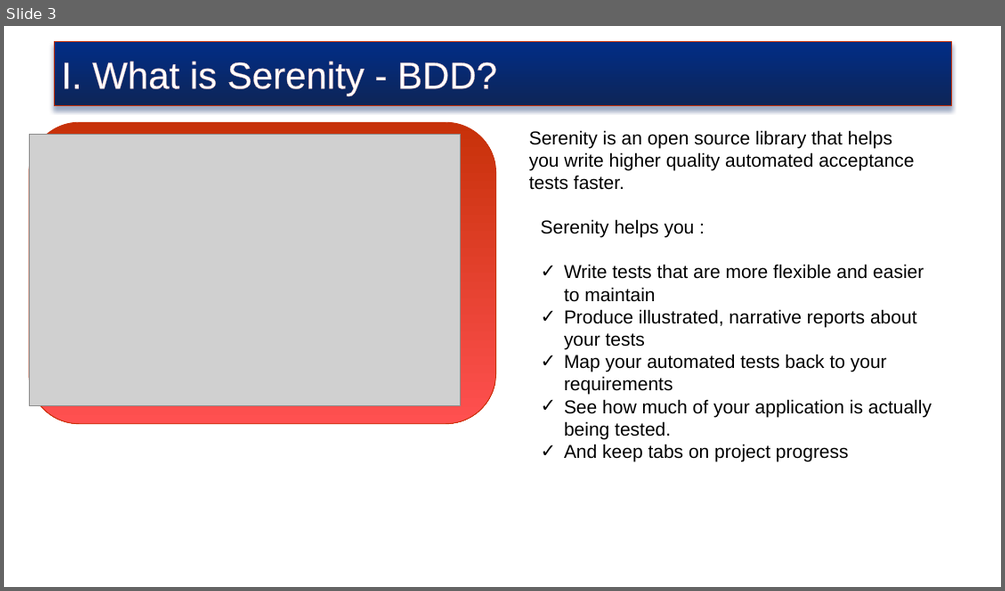
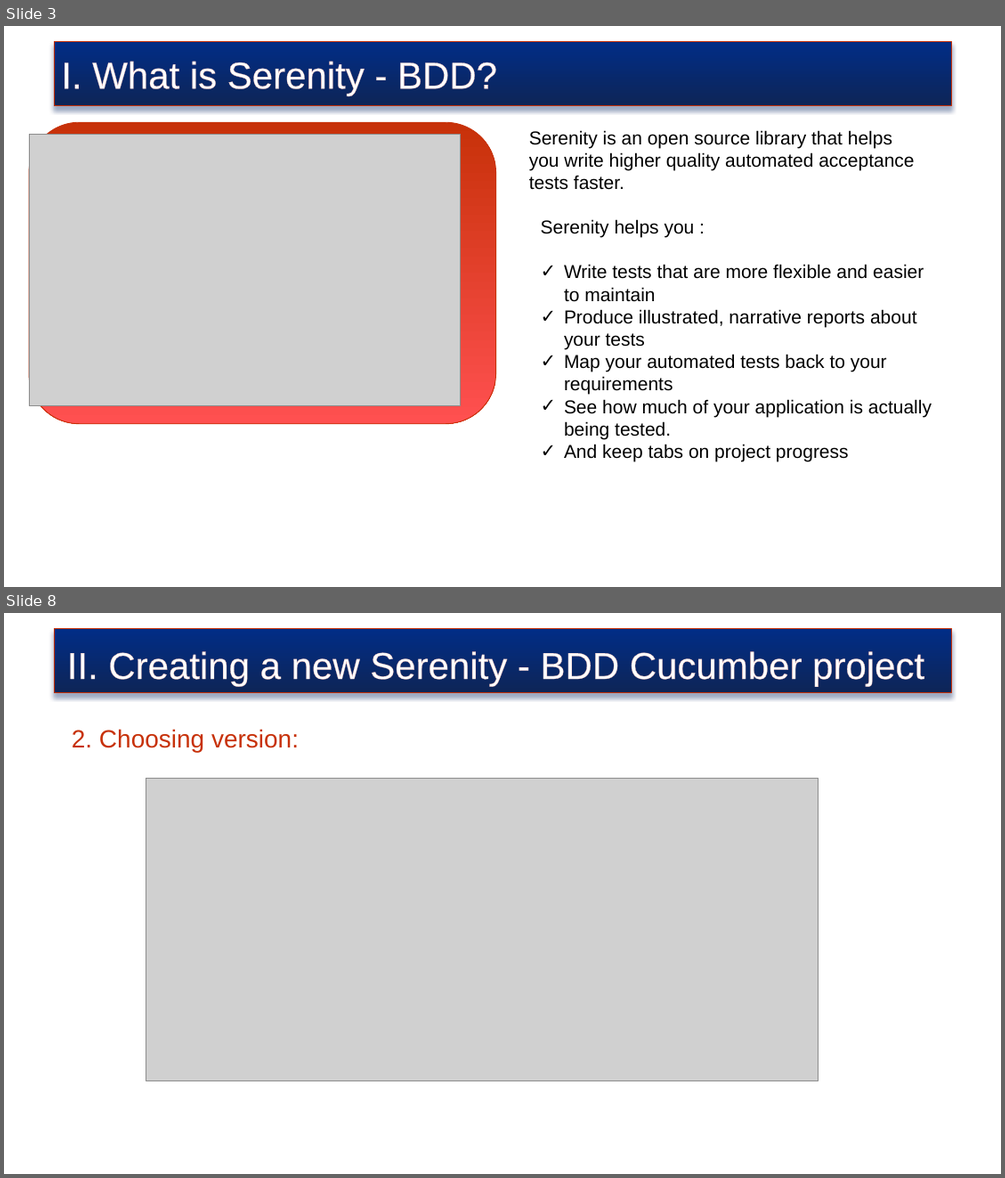
Before and after one commit to truyenkv/sharing, a slide deck: Sharing.pptx. Shown one above the other, each under a label of ours: slide 3 before the commit, slides 3 and 8 after it; the slides between them are not shown. The pictures are 1005x591 and 1005x1178 pixels, drawn with LibreOffice and Linux fonts; fonts in the diff are those of the drawing; grey boxes stand for pictures; background and template pictures are left out. Boxes give left, top, right and bottom in pixels: in the first picture for what was removed or moved away, otherwise in the second. Text is boxed around its words. In the diff, an @@ line names an element or a change of style, - is before the commit and + after.

```diff
--- a/Sharing.pptx
+++ b/Sharing.pptx
@@ slide 8 added at [4,613,1001,1174], background picture (left out) @@
@@ rectangle added at [54,629,952,693], fill gradient #012D86 to #0E2557, outline #C73109 0.75 pt, 36 pt, text #FFFFFF @@
+II. Creating a new Serenity - BDD Cucumber project
@@ text added at [72,729,299,752], 24 pt, text #C73109 @@
+2. Choosing version:
@@ picture added at [146,779,818,1080] @@
```
Also in this commit, not shown: 4 slides changed, 9 other slides added, 3 slides removed.
